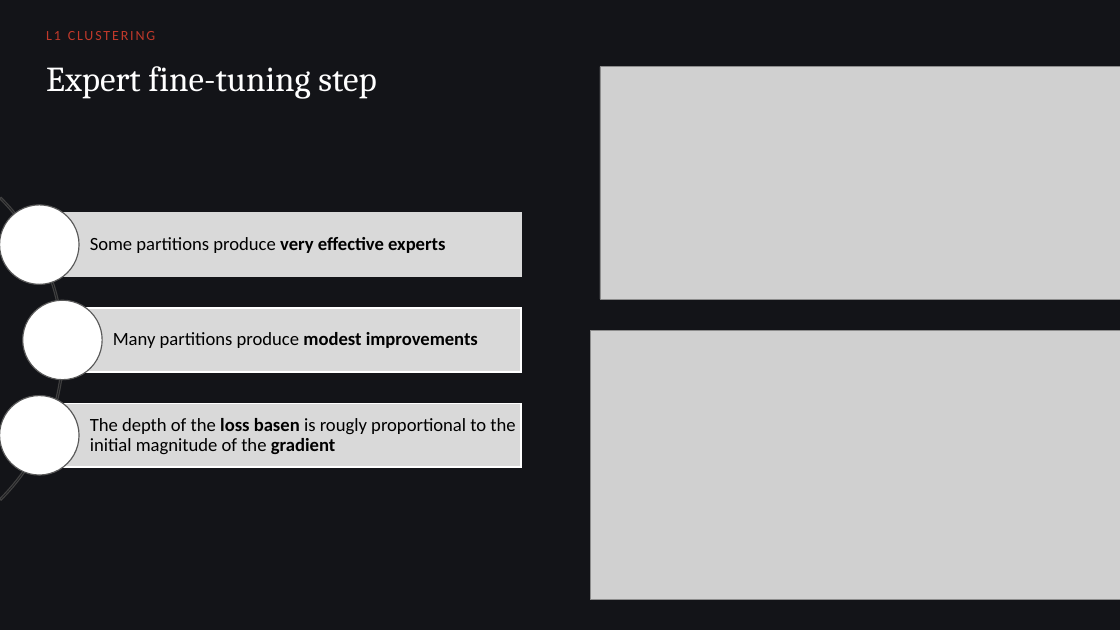
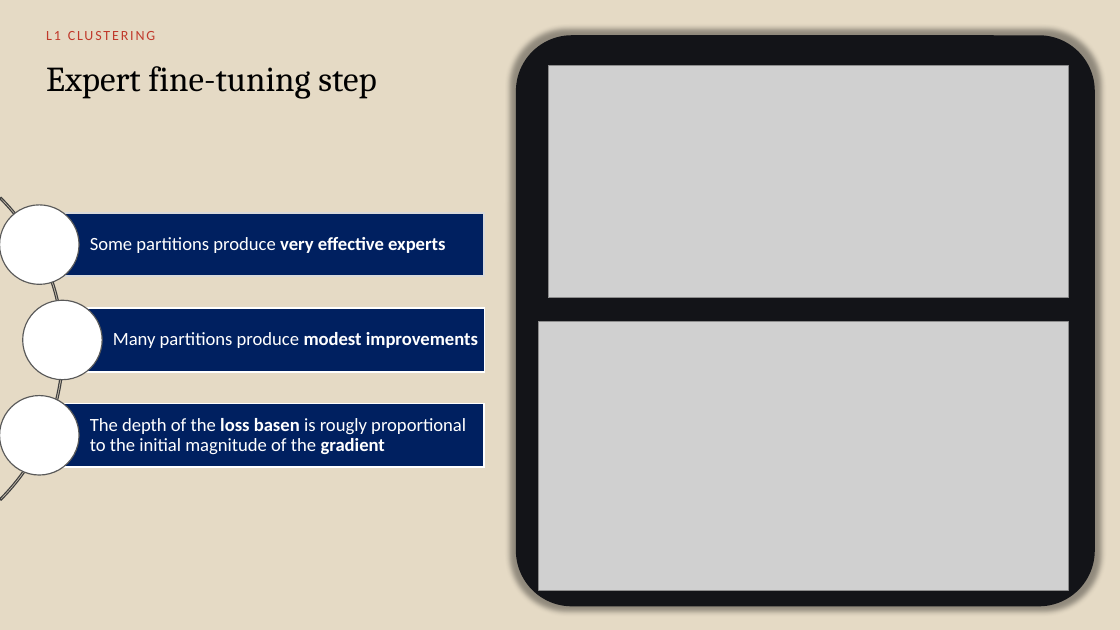
Before and after one commit to Omega97/masters-thesis-unsupervised-bucketing, a slide deck: slide 16 of Presentation/Chess_MoE_defense.pptx. Drawn at 1120x630 pixels with LibreOffice and Linux fonts; fonts in the diff are those of the drawing; grey boxes stand for pictures. Boxes give left, top, right and bottom in pixels: in the first picture for what was removed or moved away, otherwise in the second. Text is boxed around its words. In the diff, an @@ line names an element or a change of style, - is before the commit and + after.

```diff
--- a/Presentation/Chess_MoE_defense.pptx
+++ b/Presentation/Chess_MoE_defense.pptx
@@ background #131418 to #E5DAC5 @@
@@ text "Expert fine-tuning step" at [46,66,376,99]: text colour #FFFFFF to #000000 @@
@@ rounded rectangle added at [516,35,1095,607], fill #131418 @@
@@ picture: place and size @@
-picture at [600,66,1120,299]
+picture at [548,66,1068,298]
@@ rectangle: place and size @@
-rectangle at [39,213,521,276]
+rectangle at [39,213,485,276]
@@ text colour #000000 to #FFFFFF in 3 elements at [90,237,445,253], [90,418,466,455], [113,332,478,348] @@
@@ fill #D9D9D9 to #002060 in 3 elements at [39,403,485,467], [39,213,485,276], [62,308,484,372] @@
@@ rectangle: place and size @@
-rectangle at [62,308,521,372]
+rectangle at [62,308,484,372]
@@ picture: place and size @@
-picture at [591,331,1120,600]
+picture at [539,322,1069,591]
@@ rectangle: place and size @@
-rectangle at [39,403,521,467]
+rectangle at [39,403,485,467]
```
Also in this commit, not shown: 17 other slides changed, 8 slides added.
